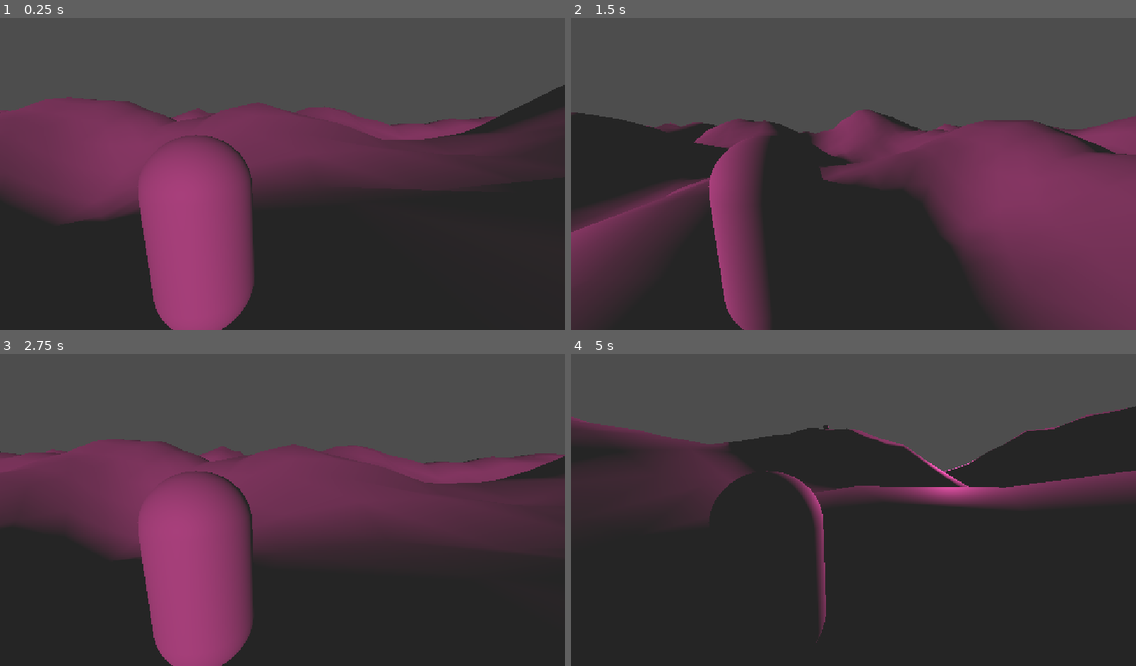
Above: before the commit, frames 1-4 (two rows, left to right).
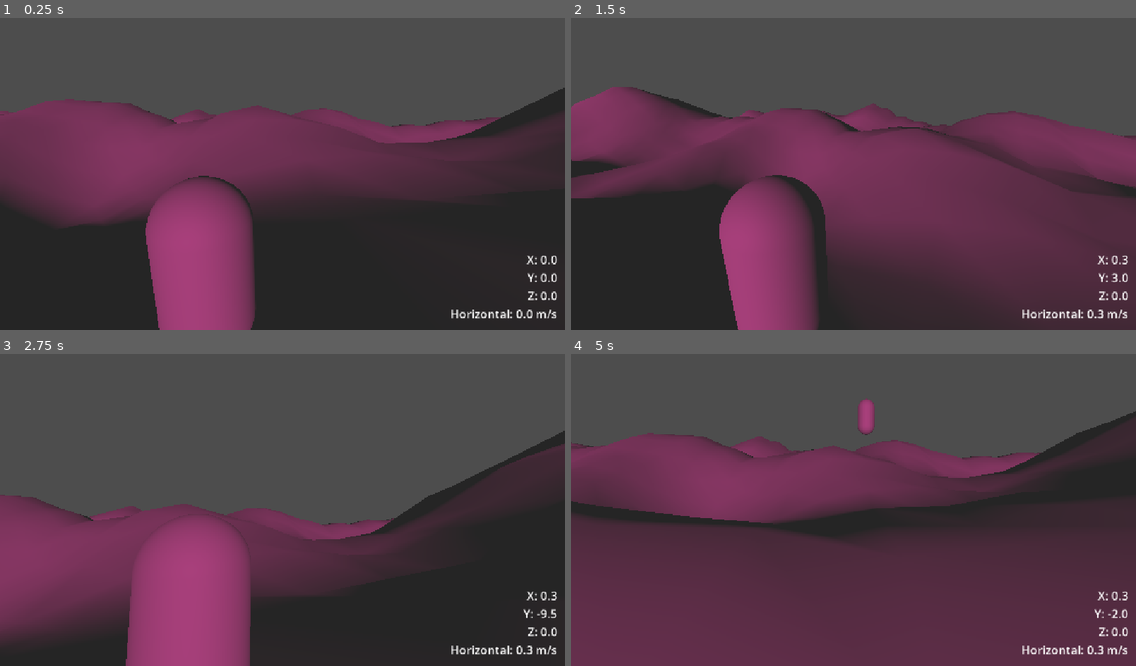
Above: after the commit, the same moments.

Repository: Mvfm-25/Tribes-Like
Game: Godot game, scene res://cenas/AyeMakSicur.tscn
Same seed, same stepped clock (60 frames per second), same inputs: the game is played once before the commit and once after it.
Inputs (mouse positions are in pixels of both pictures, inside the frame that each line leads up to):
- Up to frame 1 (0.25 s): no input
- Up to frame 2 (1.5 s): tap Enter at 0.5 s; move the mouse to (977, 155) at 0.52 s; tap W (anda_f) at 0.6 s; tap Space (pula) at 0.77 s; move the mouse to (740, 186) at 1.27 s; tap S (anda_t) at 1.35 s
- Up to frame 3 (2.75 s): tap Space (pula) at 1.52 s; move the mouse to (339, 438) at 2.02 s; tap D (strafe_d) at 2.1 s
- Up to frame 4 (5 s): move the mouse to (825, 572) at 2.77 s; tap A (strafe_e) at 2.85 s; tap Space (pula) at 3.02, 3.77, 4.52 s; move the mouse to (1023, 553) at 3.52 s; hold Middle mouse button (troca_camera) 3.53-4.28 s; move the mouse to (684, 460) at 4.27 s; tap W (anda_f) at 4.35 s

The runs differ from the first frame. In frame 1, 4.5% of the frame differs, in the area x 0-100%, y 21-100%; in frame 2, 43%; in frame 3, 36%; in frame 4, 64%, in the area x 0-100%, y 14-100%.
Error before the commit: Invalid assignment of property or key 'current' with value of type 'bool' on a base object of type 'null instance'. (res://scripts/jogador.gd:35)

Commit message:
Velocímetro e velocidade adicionada no ar. Testando.

Diff:
--- a/tribes-like/cenas/jogador.tscn
+++ b/tribes-like/cenas/jogador.tscn
@@ -2,19 +2,50 @@
 
 [ext_resource type="Script" uid="uid://mxqovmv3100j" path="res://scripts/jogador.gd" id="1_p7t4r"]
 
-[sub_resource type="CapsuleMesh" id="CapsuleMesh_bv3fq"]
+[sub_resource type="CapsuleMesh" id="CapsuleMesh_kdcek"]
 
 [sub_resource type="CapsuleShape3D" id="CapsuleShape3D_4vyao"]
+
+[sub_resource type="SphereShape3D" id="SphereShape3D_braco"]
+radius = 0.2
 
 [node name="Jogador" type="CharacterBody3D" unique_id=1997891114]
 script = ExtResource("1_p7t4r")
 
 [node name="MeshInstance3D" type="MeshInstance3D" parent="." unique_id=1505022493]
-mesh = SubResource("CapsuleMesh_bv3fq")
+mesh = SubResource("CapsuleMesh_kdcek")
 
 [node name="CollisionShape3D" type="CollisionShape3D" parent="." unique_id=975298222]
 shape = SubResource("CapsuleShape3D_4vyao")
 debug_color = Color(0.6232391, 0.5333657, 0, 0.41960785)
 
-[node name="CameraJogador" type="Camera3D" parent="." unique_id=1893706931]
-transform = Transform3D(1, 0, 0, 0, 0.9788674, 0.20449604, 0, -0.20449604, 0.9788674, 0.79830074, 1.059658, 1.9401007)
+[node name="Pivô" type="Node3D" parent="." unique_id=196098813]
+transform = Transform3D(1, 0, 0, 0, 1, 0, 0, 0, 1, 0.79830074, 1.059658, 0)
+
+[node name="ControlaColisãoCamera" type="SpringArm3D" parent="Pivô" unique_id=1500820324]
+transform = Transform3D(1, 0, 0, 0, 0.9788674, 0.20449604, 0, -0.20449604, 0.9788674, 0, 0, 0)
+shape = SubResource("SphereShape3D_braco")
+spring_length = 2.0
+margin = 0.05
+
+[node name="CameraJogador" type="Camera3D" parent="Pivô/ControlaColisãoCamera" unique_id=1893706931]
+unique_name_in_owner = true
+
+[node name="HUD" type="CanvasLayer" parent="." unique_id=2134238676]
+
+[node name="Velocimetro" type="Label" parent="HUD" unique_id=680331003]
+unique_name_in_owner = true
+anchors_preset = 3
+anchor_left = 1.0
+anchor_top = 1.0
+anchor_right = 1.0
+anchor_bottom = 1.0
+offset_left = -316.0
+offset_top = -156.0
+offset_right = -16.0
+offset_bottom = -16.0
+grow_horizontal = 0
+grow_vertical = 0
+theme_override_font_sizes/font_size = 24
+horizontal_alignment = 2
+vertical_alignment = 2
--- a/tribes-like/scripts/jogador.gd
+++ b/tribes-like/scripts/jogador.gd
@@ -20,6 +20,7 @@
 
 	if not is_on_floor():
 		velocity.y -= gravity * delta
+		velocity.x += delta * speed
 	elif Input.is_action_just_pressed("pula"):
 		velocity.y = jump_speed
 	elif velocity.y < 0.0 :
@@ -59,6 +60,9 @@
 	)
 	mouse_input = Vector2.ZERO
 
+	%Velocimetro.text = "X: %.1f\nY: %.1f\nZ: %.1f\nHorizontal: %.1f m/s" % [
+		velocity.x, velocity.y, velocity.z, Vector2(velocity.x, velocity.z).length()
+	]
 
 func _on_launch_pad_body_entered(body: Node3D) -> void:
 	pass # Replace with function body.
